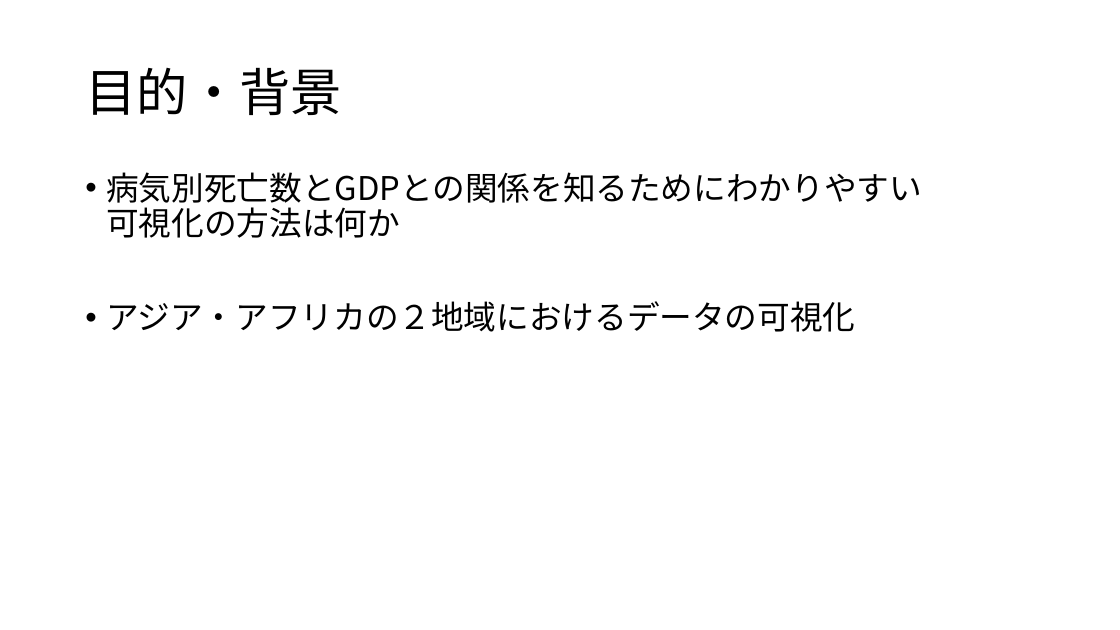
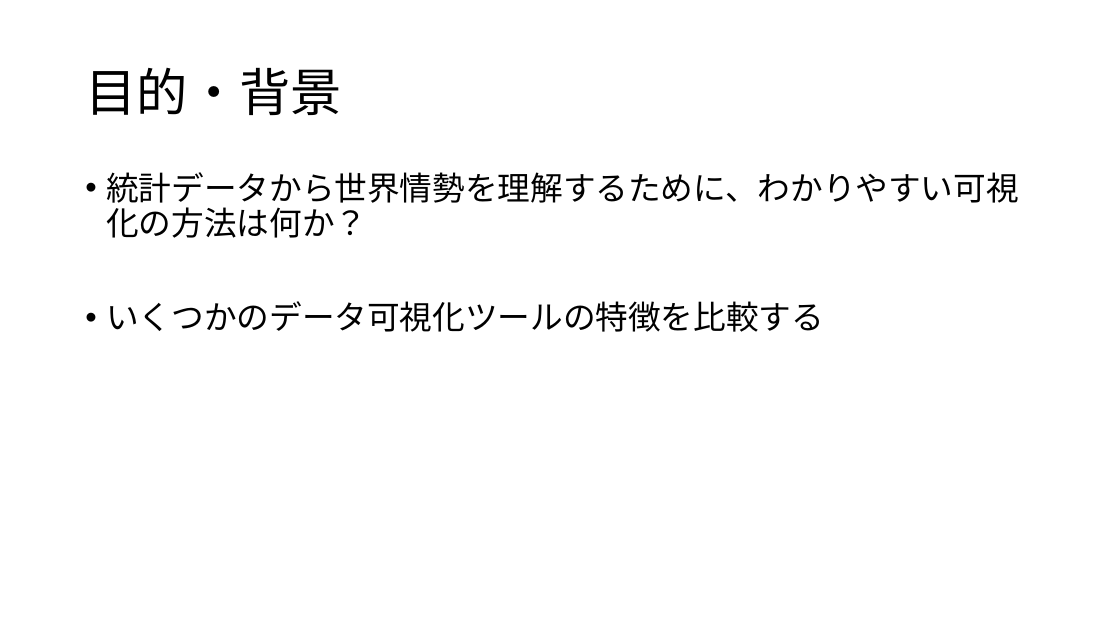
Before and after one commit to erevest-cobalt/3pro, a slide deck: slide 3 of 統計データの可視化.pptx (slide 2 before the commit). Drawn at 1120x630 pixels with LibreOffice and Linux fonts; fonts in the diff are those of the drawing. Boxes give left, top, right and bottom in pixels: in the first picture for what was removed or moved away, otherwise in the second. Text is boxed around its words. In the diff, an @@ line names an element or a change of style, - is before the commit and + after.

```diff
--- a/統計データの可視化.pptx
+++ b/統計データの可視化.pptx
@@ text at (106, 172, 1018, 332): text changed @@
-• 病気別死亡数とGDPとの関係を知るためにわかりやすい 可視化の方法は何か
-• アジア・アフリカの２地域におけるデータの可視化
+• 統計データから世界情勢を理解するために、わかりやすい可視化の方法は何か？
+• いくつかのデータ可視化ツールの特徴を比較する
```
Also in this commit, not shown: 1 other slide changed, 4 slides added.
